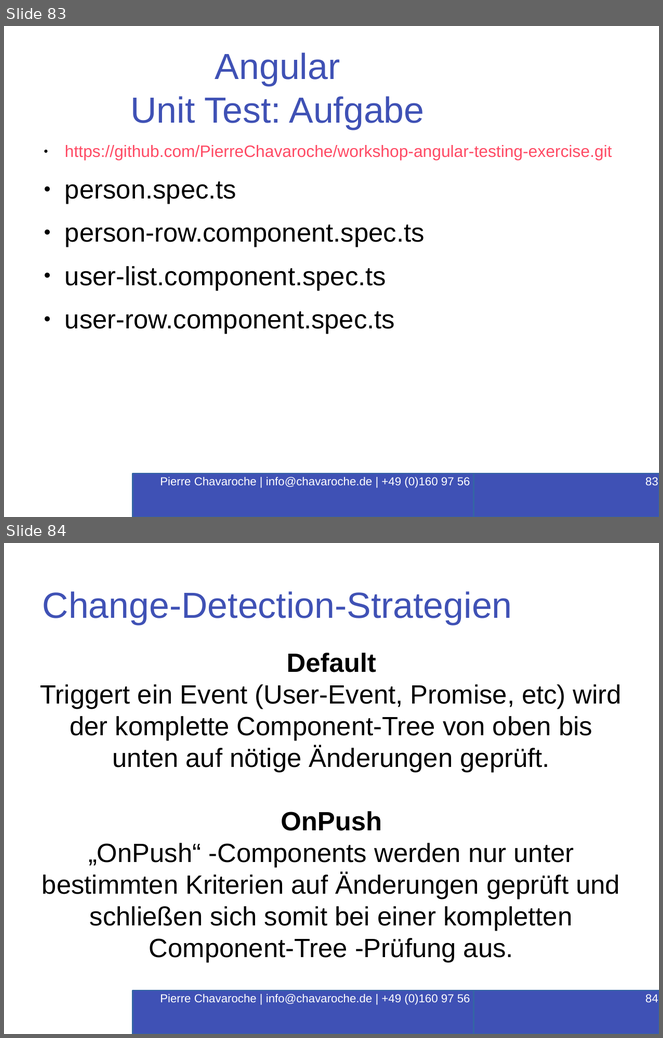
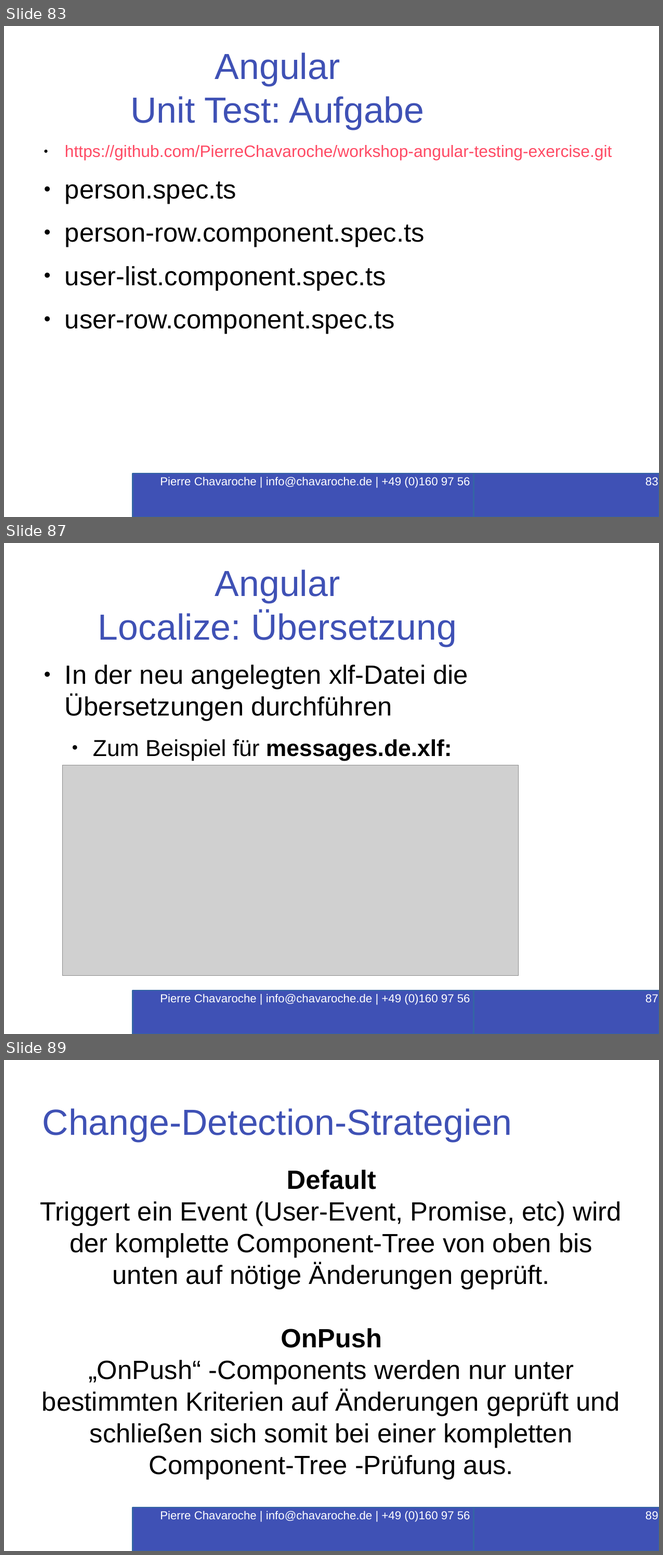
Before and after one commit to PierreChavaroche/workshop-presentation, a slide deck: Angular-RxJS.odp. Shown one above the other, each under a label of ours: slides 83 and 84 before the commit, slides 83, 87 and 89 after it; the slides between them are not shown. The pictures are 663x1038 and 663x1555 pixels, drawn with LibreOffice and Linux fonts; fonts in the diff are those of the drawing; grey boxes stand for pictures; background and template pictures are left out. Boxes give left, top, right and bottom in pixels: in the first picture for what was removed or moved away, otherwise in the second. Text is boxed around its words. In the diff, an @@ line names an element or a change of style, - is before the commit and + after.

```diff
--- a/Angular-RxJS.odp
+++ b/Angular-RxJS.odp
@@ slide 87 added at box(4, 543, 659, 1034), background #FFFFFF @@
@@ title added at box(98, 570, 457, 646), 44 pt, text #3F51B5 @@
+Angular
+Localize: Übersetzung
@@ text added at box(65, 665, 468, 761), 32 pt, text #000000 @@
+● In der neu angelegten xlf-Datei die Übersetzungen durchführen
+  ● Zum Beispiel für messages.de.xlf:
@@ picture added at box(62, 766, 519, 976) @@
@@ rectangle added at box(133, 991, 531, 1034), fill #3F51B5, outline #3465A4 1.5 pt, 14 pt, text #FFFFFF @@
+Pierre Chavaroche | info@chavaroche.de | +49 (0)160 97 56 16 87
@@ page number added at box(474, 991, 659, 1034), fill #3F51B5, outline #3465A4 1.5 pt, 14 pt, text #FFFFFF @@
+87
@@ what was slide 84 is now slide 89 @@
@@ page number at box(646, 1511, 659, 1520): text changed @@
-84
+89
```
Also in this commit, not shown: 4 other slides added, 7 other files.
